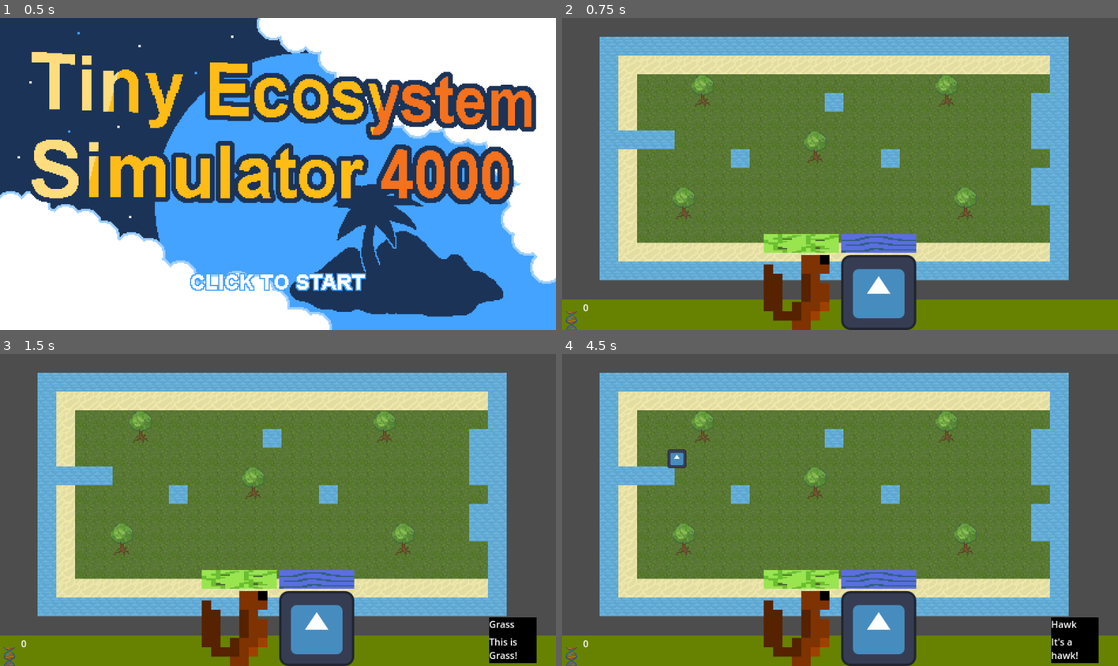
Above: before the commit, frames 1-4 (two rows, left to right).
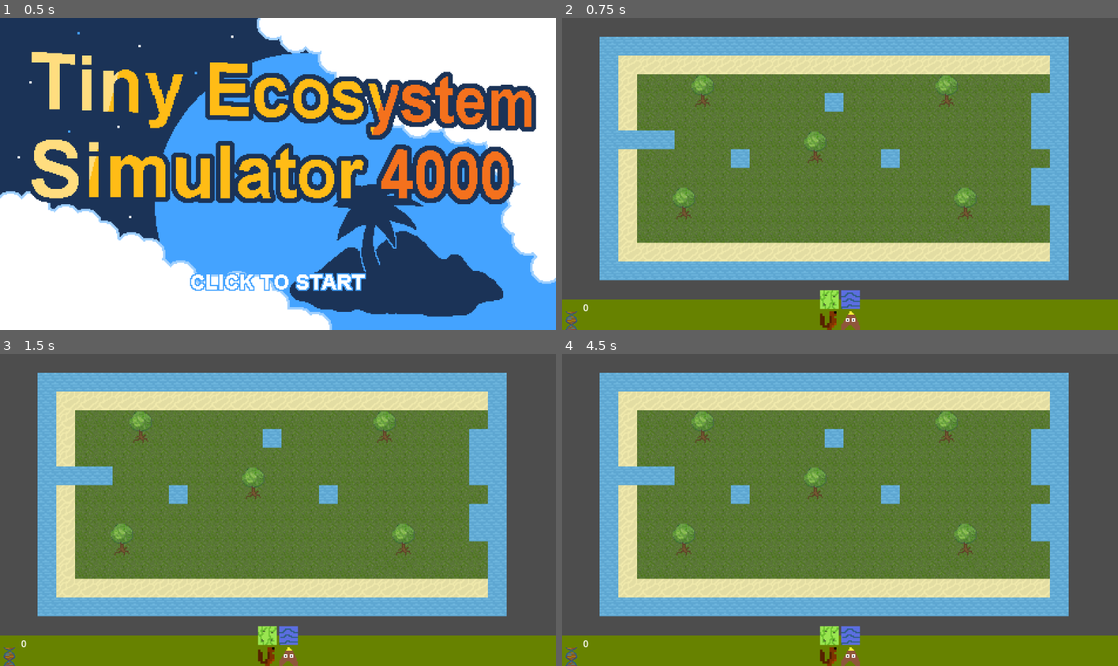
Above: after the commit, the same moments.

Repository: zliebowitz/ld56
Game: Godot game, scene res://Assets/Scripts/title_screen.tscn
The game is run twice, just before and just after one commit, with the same random seed, the same clock (stepped at 60 frames per second) and the same inputs. The engine's default icon, where the game draws it, is replaced by a stand-in: a white triangle on a blue panel in a dark square.
Inputs (mouse positions are in pixels of both pictures, inside the frame that each line leads up to):
- Up to frame 1 (0.5 s): no input
- Up to frame 2 (0.75 s): tap Enter at 0.5 s; move the mouse to (962, 158) at 0.52 s; click (962, 158) at 0.6 s
- Up to frame 3 (1.5 s): tap Space at 1.25 s; move the mouse to (239, 578) at 1.27 s; click (239, 578) at 1.35 s
- Up to frame 4 (4.5 s): tap Enter at 2, 3.5 s; move the mouse to (878, 578) at 2.02 s; click (878, 578) at 2.1 s; tap Space at 2.75, 4.25 s; move the mouse to (801, 628) at 2.77 s; click (801, 628) at 2.85 s; move the mouse to (878, 628) at 3.52 s; click (878, 628) at 3.6 s; move the mouse to (673, 463) at 4.27 s; click (673, 463) at 4.35 s

Frame 1 is identical in both runs. In frame 2, 6.7% of the frame differs, in the area x 36-64%, y 69-100%; in frame 3, 7.9%; in frame 4, 8.1%, in the area x 19-97%, y 30-100%.

Commit message:
I made a threat and followed through - aka terrible hawk art

Diff:
--- a/Assets/Scripts/Animals/Hawk.tscn
+++ b/Assets/Scripts/Animals/Hawk.tscn
@@ -1,13 +1,13 @@
 [gd_scene load_steps=6 format=3 uid="uid://bwagknfgqewx3"]
 
 [ext_resource type="Script" path="res://Assets/Scripts/Animals/animal_hawk.gd" id="1_3ifj2"]
-[ext_resource type="Texture2D" uid="uid://onur23p6t6ge" path="res://icon.svg" id="2_4maac"]
+[ext_resource type="Texture2D" uid="uid://bxer81bw7i01" path="res://Graphics/Hawk.png" id="2_gtxcg"]
 
 [sub_resource type="SpriteFrames" id="SpriteFrames_d48wb"]
 animations = [{
 "frames": [{
 "duration": 1.0,
-"texture": ExtResource("2_4maac")
+"texture": ExtResource("2_gtxcg")
 }],
 "loop": true,
 "name": &"default",
@@ -33,7 +33,6 @@
 initial_state = 2
 
 [node name="AnimatedSprite2D" type="AnimatedSprite2D" parent="."]
-scale = Vector2(0.25, 0.25)
 sprite_frames = SubResource("SpriteFrames_d48wb")
 autoplay = "default"
 speed_scale = 2.0
--- a/tilemap.tscn
+++ b/tilemap.tscn
@@ -15,7 +15,7 @@
 [ext_resource type="Texture2D" uid="uid://csyxanvy6pk00" path="res://Graphics/Squirrel/Squirrel Idle.png" id="11_p7808"]
 [ext_resource type="PackedScene" uid="uid://knj83fof2f5h" path="res://Assets/Scripts/Animals/Squirrel.tscn" id="11_w0jgb"]
 [ext_resource type="PackedScene" uid="uid://bwagknfgqewx3" path="res://Assets/Scripts/Animals/Hawk.tscn" id="12_4q3w6"]
-[ext_resource type="Texture2D" uid="uid://onur23p6t6ge" path="res://icon.svg" id="14_nhw0j"]
+[ext_resource type="Texture2D" uid="uid://bxer81bw7i01" path="res://Graphics/Hawk.png" id="15_kjc7i"]
 [ext_resource type="Texture2D" uid="uid://crhkx7ku4vfne" path="res://Graphics/DNA.png" id="17_v0bhs"]
 [ext_resource type="AudioStream" uid="uid://bobbyjsp1xlcb" path="res://Assets/Audio/Music/BGM.wav" id="18_3bs1d"]
 
@@ -201,7 +201,7 @@
 
 [node name="Ui_Hawks" type="TextureRect" parent="CanvasLayer/GridContainer" node_paths=PackedStringArray("animal_parent")]
 layout_mode = 2
-texture = ExtResource("14_nhw0j")
+texture = ExtResource("15_kjc7i")
 script = ExtResource("11_gm37g")
 animal_name = "Hawk"
 animal_resource = ExtResource("12_4q3w6")
Binary file added: Graphics/Hawk.png
Not shown, added: Graphics/Hawk.png.import
